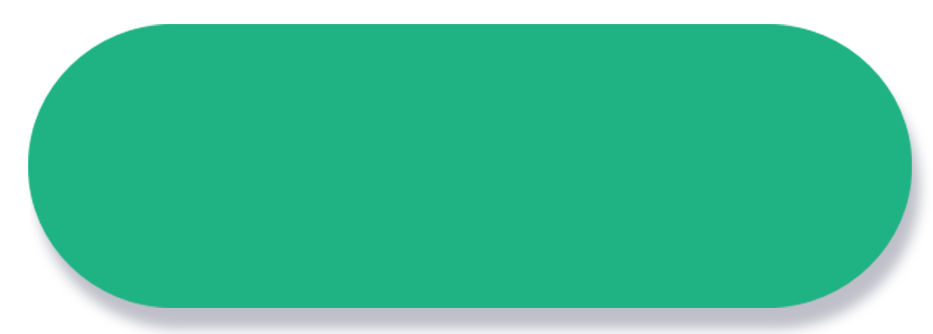
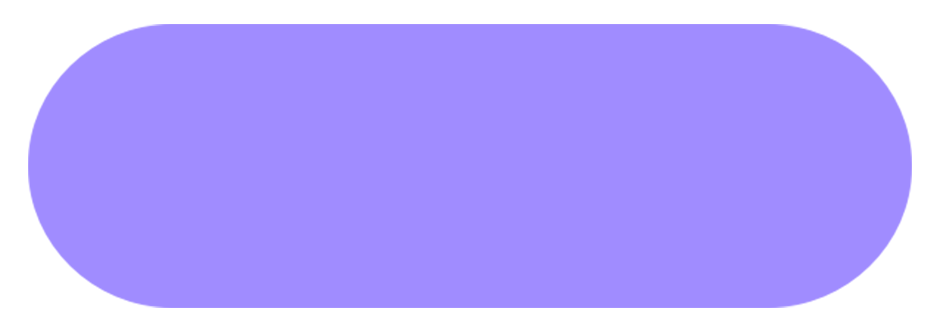
Layer changes from the first 933x334 image to the second:
added layer "Layer 8" above "Layer 9" over bbox(28, 24, 930, 334)
added layer "Layer 9" above "Layer 3" over bbox(28, 24, 930, 334)
painted on "Layer 4" over bbox(28, 24, 930, 334)
hid "buttonshape" (2nd of 2) over bbox(30, 30, 930, 334)
